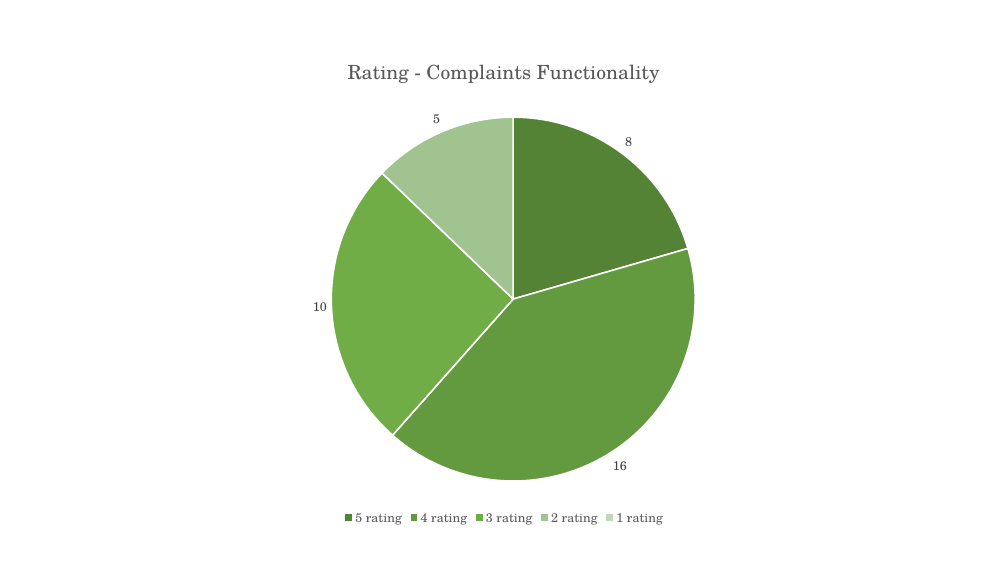
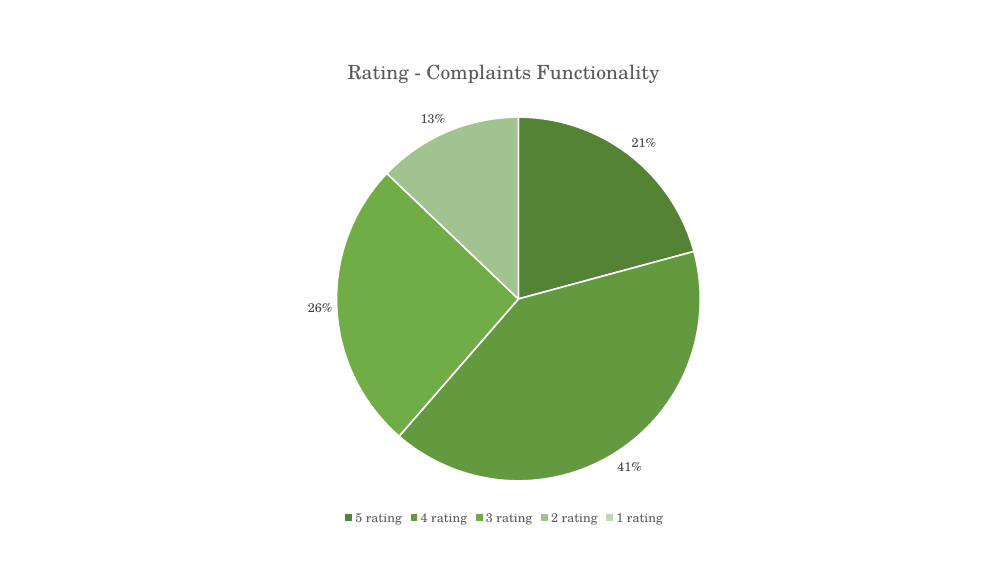
Before and after one commit to afthaj/finalThesis, a slide deck: slide 13 of figures.pptx. Drawn at 1008x567 pixels with LibreOffice and Linux fonts; fonts in the diff are those of the drawing. Boxes give left, top, right and bottom in pixels: in the first picture for what was removed or moved away, otherwise in the second. Text is boxed around its words. In the diff, an @@ line names an element or a change of style, - is before the commit and + after.

```diff
--- a/figures.pptx
+++ b/figures.pptx
@@ pie chart at (290,38,718,530) @@
-Rating - Complaints Functionality: 8, 16, 10, 5, 0
+Rating - Complaints Functionality: 0.21, 0.41, 0.26, 0.13, 0
@@ data labels of Rating - Complaints Functionality changed @@
```
Also in this commit, not shown: 7 other slides changed, 2 other files.
